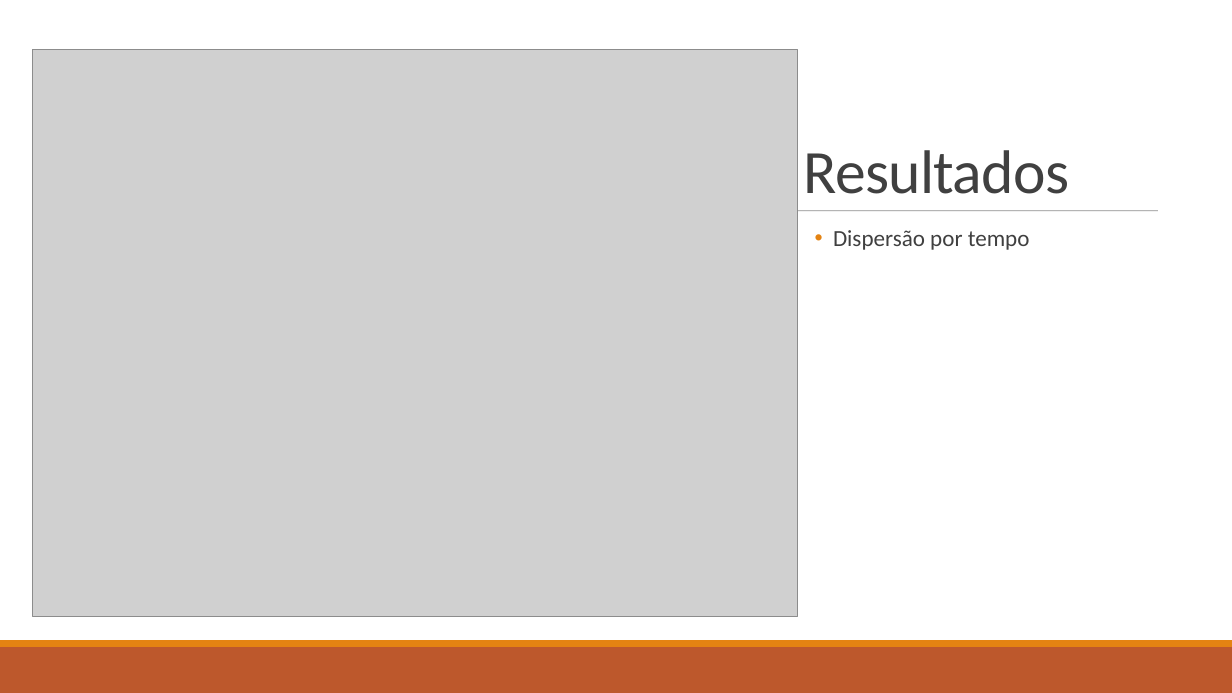
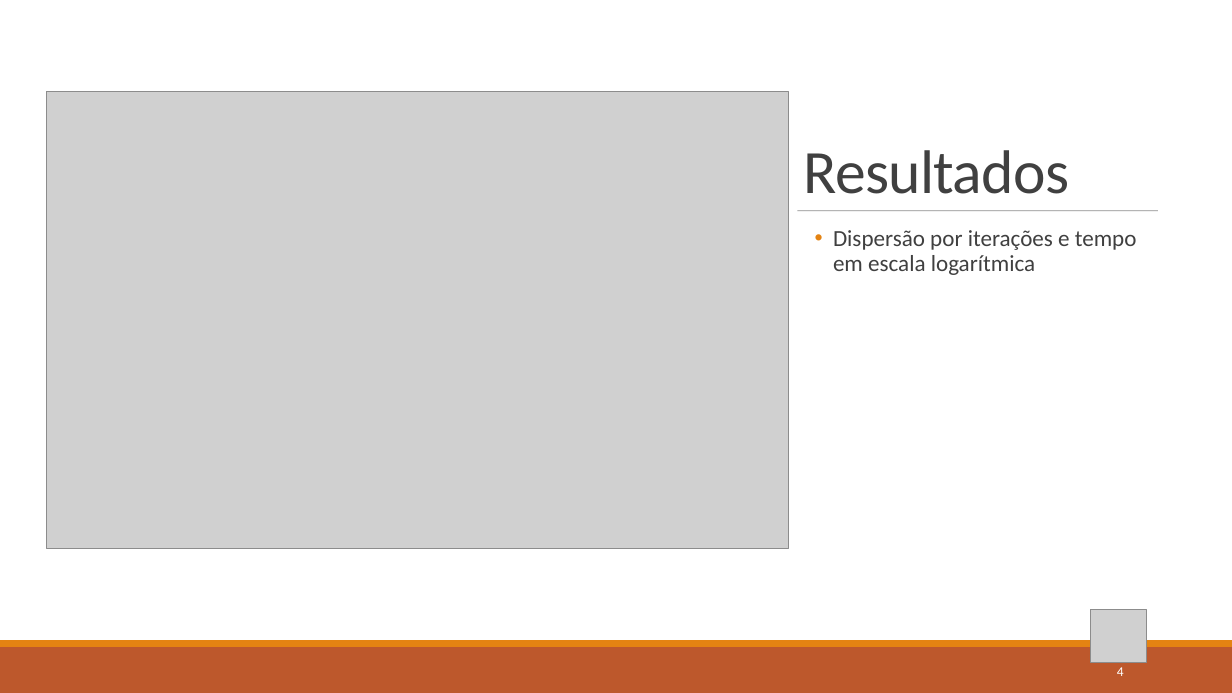
Before and after one commit to BeholderDEV/discretequeensproblem, a slide deck: slide 4 of N-Queens Problem Complexidade.pptx (slide 5 before the commit). Drawn at 1232x693 pixels with LibreOffice and Linux fonts; fonts in the diff are those of the drawing; grey boxes stand for pictures. Boxes give left, top, right and bottom in pixels: in the first picture for what was removed or moved away, otherwise in the second. Text is boxed around its words. In the diff, an @@ line names an element or a change of style, - is before the commit and + after.

```diff
--- a/N-Queens Problem Complexidade.pptx
+++ b/N-Queens Problem Complexidade.pptx
@@ picture: place and size @@
-picture at bbox=[33, 50, 798, 617]
+picture at bbox=[46, 91, 788, 548]
@@ text at bbox=[833, 230, 1137, 275]: text changed @@
-  • Dispersão por tempo
+  • Dispersão por iterações e tempo em escala logarítmica
@@ picture added at bbox=[1092, 610, 1148, 663] @@
@@ page number added at bbox=[1117, 667, 1124, 676], 10.5 pt, text #FFFFFF @@
+4
```
Also in this commit, not shown: 5 other slides changed, 2 slides added, 1 slide removed, 9 other files.
